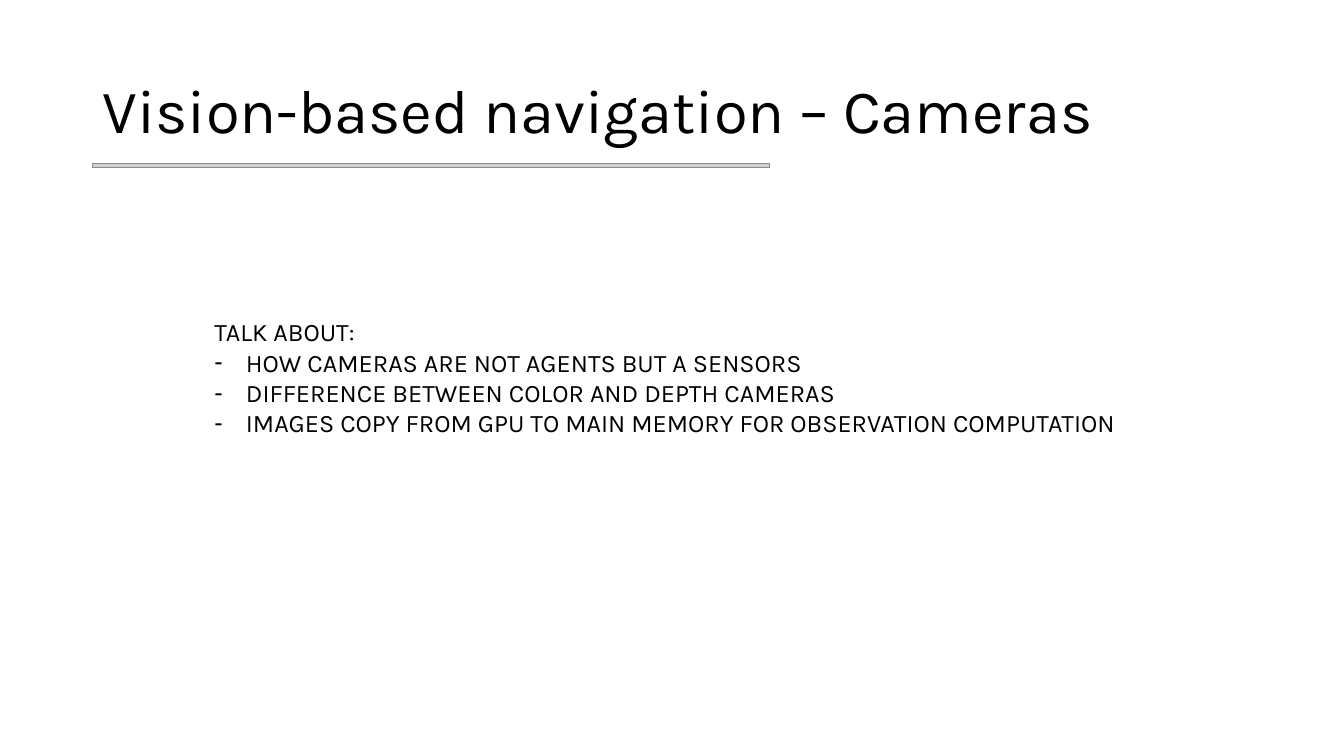
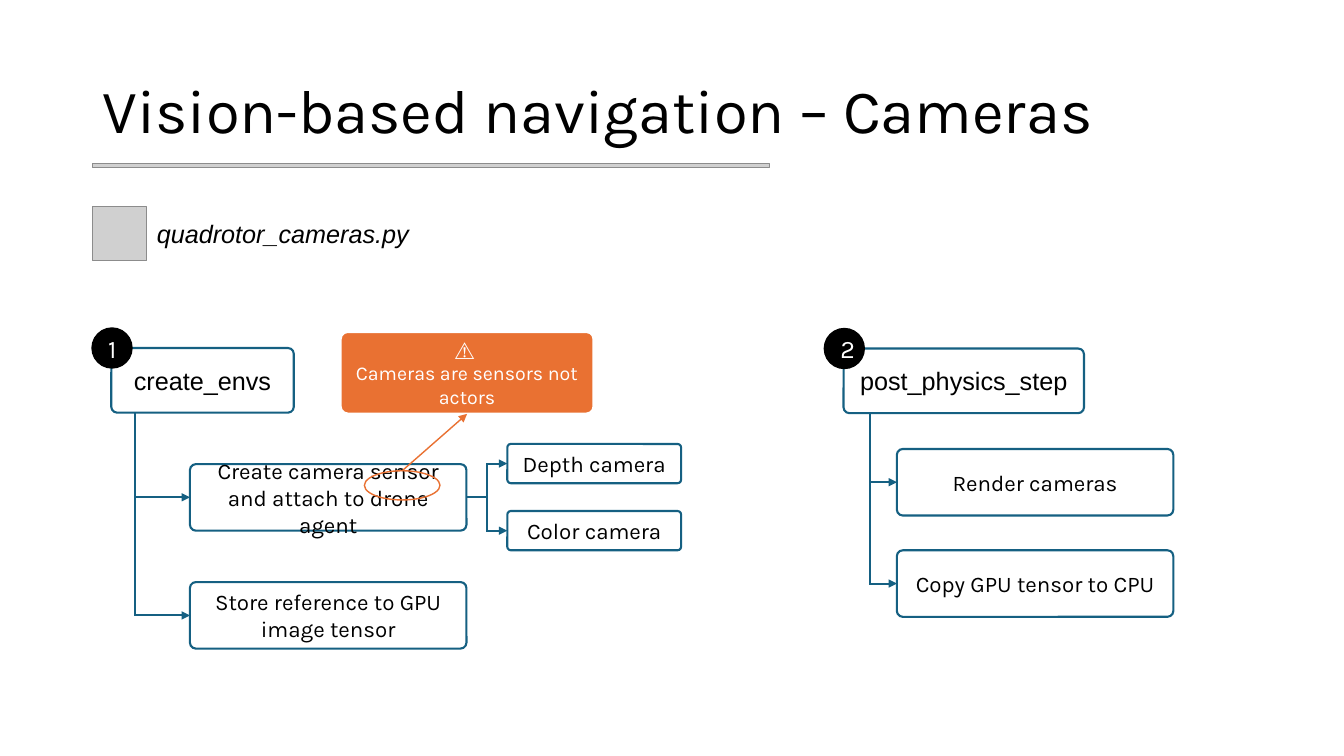
Before and after one commit to mettz/cps-project, a slide deck: slide 13 of docs/Slides.pptx. Drawn at 1344x756 pixels with LibreOffice and Linux fonts; fonts in the diff are those of the drawing; grey boxes stand for pictures; background and template pictures are left out. Boxes give left, top, right and bottom in pixels: in the first picture for what was removed or moved away, otherwise in the second. Text is boxed around its words. In the diff, an @@ line names an element or a change of style, - is before the commit and + after.

Commit message:
slides updated

```diff
--- a/docs/Slides.pptx
+++ b/docs/Slides.pptx
@@ picture added at (93, 207, 147, 261) @@
@@ text added at (157, 224, 409, 249), 18 pt, text #000000, italic @@
+quadrotor_cameras.py
@@ ellipse added at (93, 329, 132, 368), fill #000000, outline #000000 1.5 pt, 18 pt, text #FFFFFF @@
+1
@@ text removed at (214, 325, 1115, 433) @@
-TALK ABOUT:
-– HOW CAMERAS ARE NOT AGENTS BUT A SENSORS
-– DIFFERENCE BETWEEN COLOR AND DEPTH CAMERAS
-– IMAGES COPY FROM GPU TO MAIN MEMORY FOR OBSERVATION COMPUTATION
@@ ellipse added at (825, 329, 864, 368), fill #000000, outline #000000 1.5 pt, 18 pt, text #FFFFFF @@
+2
@@ rounded rectangle added at (111, 348, 293, 412), fill #FFFFFF, outline #156082 1.5 pt, 18 pt, text #000000 @@
+create_envs
@@ rounded rectangle added at (341, 332, 595, 414), fill #E97132, outline #FFFFFF 2 pt, 14 pt, text #FFFFFF @@
+⚠️
+Cameras are sensors not actors
@@ rounded rectangle added at (844, 349, 1084, 413), fill #FFFFFF, outline #156082 1.5 pt, 18 pt, text #000000 @@
+post_physics_step
@@ elbow arrow added from (134, 412) to (190, 497), #156082 1.5 pt @@
@@ arrow added from (402, 471) to (467, 414), #E97132 1 pt @@
@@ elbow arrow added from (871, 412) to (897, 482), #156082 1.5 pt @@
@@ elbow arrow added from (871, 414) to (897, 584), #156082 1.5 pt @@
@@ elbow arrow added from (134, 446) to (190, 615), #156082 1.5 pt @@
@@ rounded rectangle added at (507, 444, 681, 483), fill #FFFFFF, outline #156082 1.5 pt, 16 pt, text #000000 @@
+Depth camera
@@ rounded rectangle added at (897, 449, 1174, 515), fill #FFFFFF, outline #156082 1.5 pt, 16 pt, text #000000 @@
+Render cameras
@@ rounded rectangle added at (190, 464, 466, 530), fill #FFFFFF, outline #156082 1.5 pt, 16 pt, text #000000 @@
+Create camera sensor and attach to drone agent
@@ ellipse added at (365, 471, 441, 500), outline #E97132 1 pt @@
@@ elbow arrow added from (467, 497) to (507, 464), #156082 1.5 pt @@
@@ elbow arrow added from (467, 497) to (507, 530), #156082 1.5 pt @@
@@ rounded rectangle added at (507, 511, 681, 551), fill #FFFFFF, outline #156082 1.5 pt, 16 pt, text #000000 @@
+Color camera
@@ rounded rectangle added at (897, 551, 1174, 617), fill #FFFFFF, outline #156082 1.5 pt, 16 pt, text #000000 @@
+Copy GPU tensor to CPU
@@ rounded rectangle added at (190, 582, 466, 648), fill #FFFFFF, outline #156082 1.5 pt, 16 pt, text #000000 @@
+Store reference to GPU image tensor
```
Also in this commit, not shown: 5 other slides changed.
